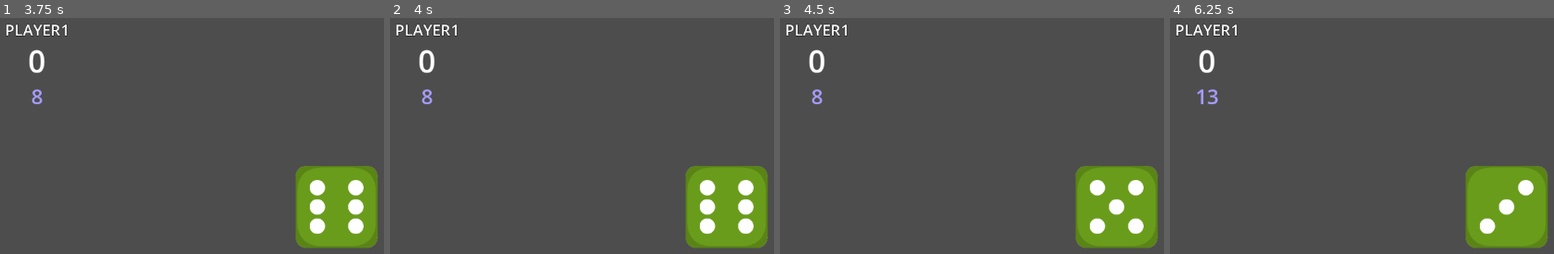
Above: before the commit, frames 1-4 (left to right).
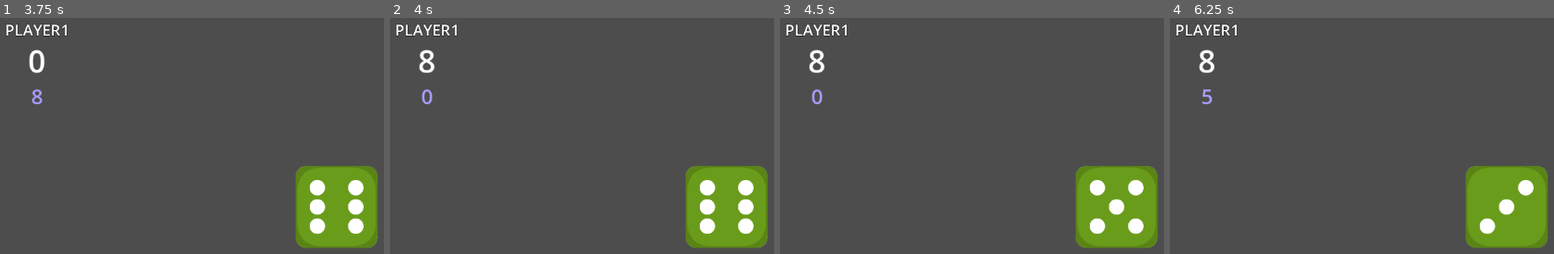
Above: after the commit, the same moments.

Repository: koss054/DicesGodot
Game: Godot game, scene res://Screens/main.tscn
Same seed, same stepped clock (60 frames per second), same inputs: the game is played once before the commit and once after it.
Inputs:
- Up to frame 1 (3.75 s): tap Enter at 0.5, 3.5 s; tap Space (dice_roll) at 0.6, 1.55, 2, 2.1, 3.05, 3.6 s; tap T (take_points) at 0.8, 1.35, 2.3, 2.85 s
- Up to frame 2 (4 s): tap T (take_points) at 3.8 s
- Up to frame 3 (4.5 s): tap Space (dice_roll) at 4.25 s; tap T (take_points) at 4.35 s
- Up to frame 4 (6.25 s): tap Space (dice_roll) at 4.55, 5.1, 6.05 s; tap T (take_points) at 5.3, 5.85 s

Frame 1 is identical in both runs. In frame 2, 0.3% of the frame differs, in the area x 7-12%, y 13-37%; in frame 3, 0.3%; in frame 4, 0.4%, in the area x 6-13%, y 13-37%.

Commit message:
Add initial take current points functionality

Diff:
--- a/Screens/dice.gd
+++ b/Screens/dice.gd
@@ -15,11 +15,15 @@
 func _ready():
 	pass
 
+#TODO: Move process logic to main scene's script.
 func _process(delta):
 	if Input.is_action_just_pressed("dice_roll") and can_roll:
-			can_roll = false
-			player_one.current_name_node.set_text("PLAYER1")
-			roll_dice()
+		can_roll = false
+		player_one.current_name_node.set_text("PLAYER1")
+		roll_dice()
+
+	if Input.is_action_just_pressed("take_points") and can_roll:
+		player_one.take_current_points()
 
 func roll_dice():
 	var total_rolls = get_random_number(8, 16)
--- a/Screens/player.gd
+++ b/Screens/player.gd
@@ -24,3 +24,9 @@
 
 func update_node_text(updated_node: Label, new_text):
 	updated_node.set_text(str(new_text))
+
+func take_current_points():
+	total_points += current_points
+	current_points = 0
+	update_node_text(total_points_node, total_points)
+	update_node_text(current_points_node, current_points)
